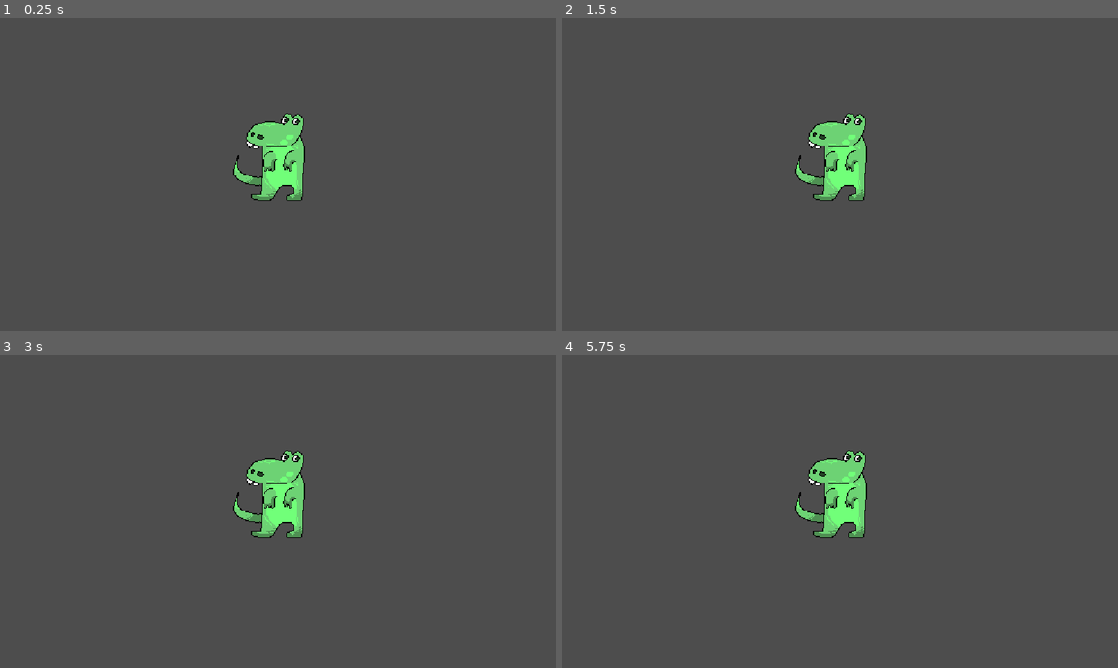
Above: before the commit, frames 1-4 (two rows, left to right).
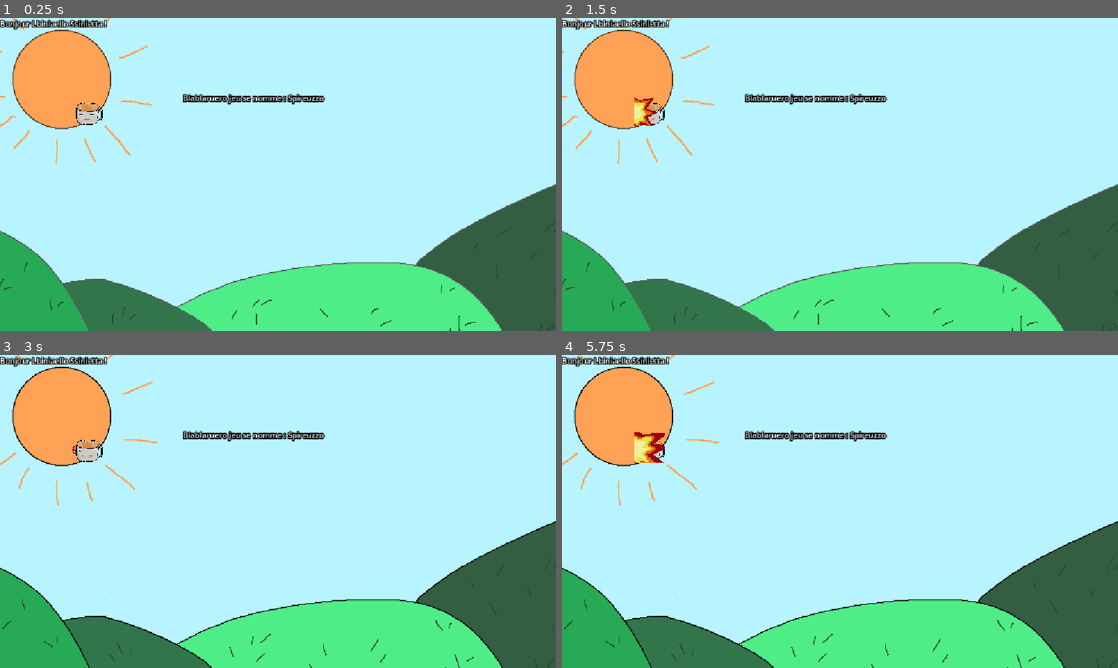
Above: after the commit, the same moments.

Repository: Tchetchouille/Chaos-Jam
Game: Godot game, scene res://enter_chaos.tscn
Two runs of this game, one before a commit and one after it. Both use one fixed random seed, a clock stepped at 60 frames per second and the inputs below. Before the commit the project starts from res://platformer/player.tscn.
Inputs:
- Up to frame 1 (0.25 s): no input
- Up to frame 2 (1.5 s): tap Enter (ui_accept) at 0.5, 0.77, 1.25 s; hold Right (ui_right) from 0.53 s (still down)
- Up to frame 3 (3 s): tap Enter (ui_accept) at 1.52 s; release Right (ui_right) at 2.03 s; hold Left (ui_left) 2.03-2.78 s; hold Right (ui_right) from 2.78 s (still down)
- Up to frame 4 (5.75 s): tap Enter (ui_accept) at 3.02, 3.77, 4.25, 4.52 s; release Right (ui_right) at 4.28 s; hold Left (ui_left) 4.28-5.03 s; hold Right (ui_right) from 5.03 s (still down)

The runs differ from the first frame. In frame 1, 99% of the frame differs, in the area x 0-100%, y 0-100%; in frame 2, 99%; in frame 3, 100%; in frame 4, 100%.

Commit message:
main scene fix

Diff:
--- a/chaos-aaaaaaaaaaaaaaaaaaaah/Some Scenes (not edible)/Some scripts that are not scenes/bg.gd
+++ b/chaos-aaaaaaaaaaaaaaaaaaaah/Some Scenes (not edible)/Some scripts that are not scenes/bg.gd
@@ -1,8 +1,8 @@
 extends TextureRect
 
 var textures = [
-	preload("res://sprite/fond/nuit_prairie/fond1.png"),
-	preload("res://sprite/fond/nuit_prairie/fond2.png")
+	preload("res://assets/fond/jour_prairie/fond_jour_1.png"),
+	preload("res://assets/fond/jour_prairie/fond_jour_2.png")
 ]
 var flip = false;
 
--- a/chaos-aaaaaaaaaaaaaaaaaaaah/Themes/something_something_title_theme.tres
+++ b/chaos-aaaaaaaaaaaaaaaaaaaah/Themes/something_something_title_theme.tres
@@ -1,5 +1,5 @@
 [gd_resource type="Theme" format=3 uid="uid://diqgmb3vgg5cu"]
 
 [resource]
-Label/constants/outline_size = 20
-RichTextLabel/constants/outline_size = 20
+Label/constants/outline_size = 10
+RichTextLabel/constants/outline_size = 10
--- a/chaos-aaaaaaaaaaaaaaaaaaaah/project.godot
+++ b/chaos-aaaaaaaaaaaaaaaaaaaah/project.godot
@@ -11,7 +11,7 @@
 [application]
 
 config/name="CHAOS-AAAAAAAAAAAAAAAAAAAAH"
-run/main_scene="uid://q202rr2v34pt"
+run/main_scene="uid://cfqabk6nelnii"
 config/features=PackedStringArray("4.6", "GL Compatibility")
 config/icon="res://icon.svg"
 
Not shown: 1 places in chaos-aaaaaaaaaaaaaaaaaaaah/enter_chaos.tscn that only renumber resources
